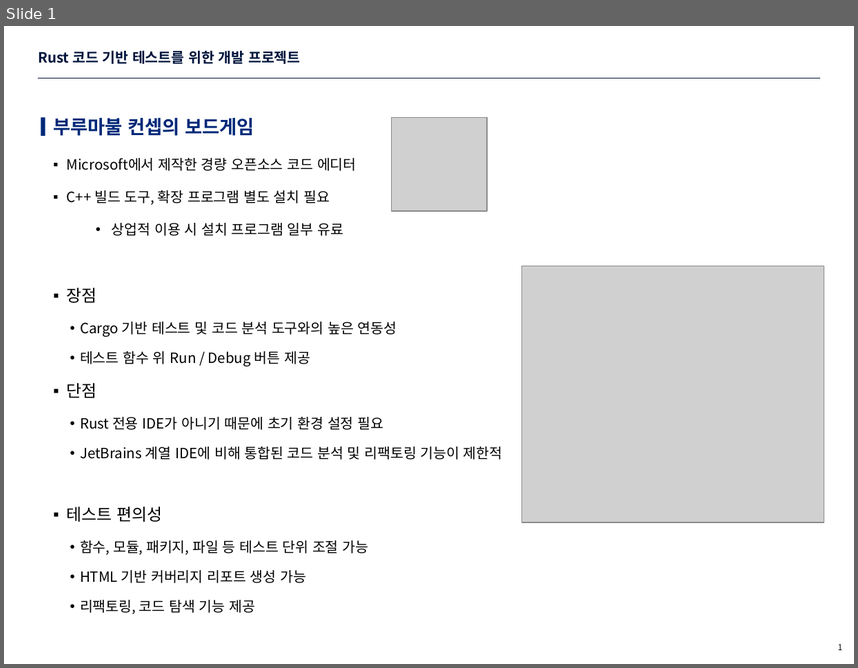
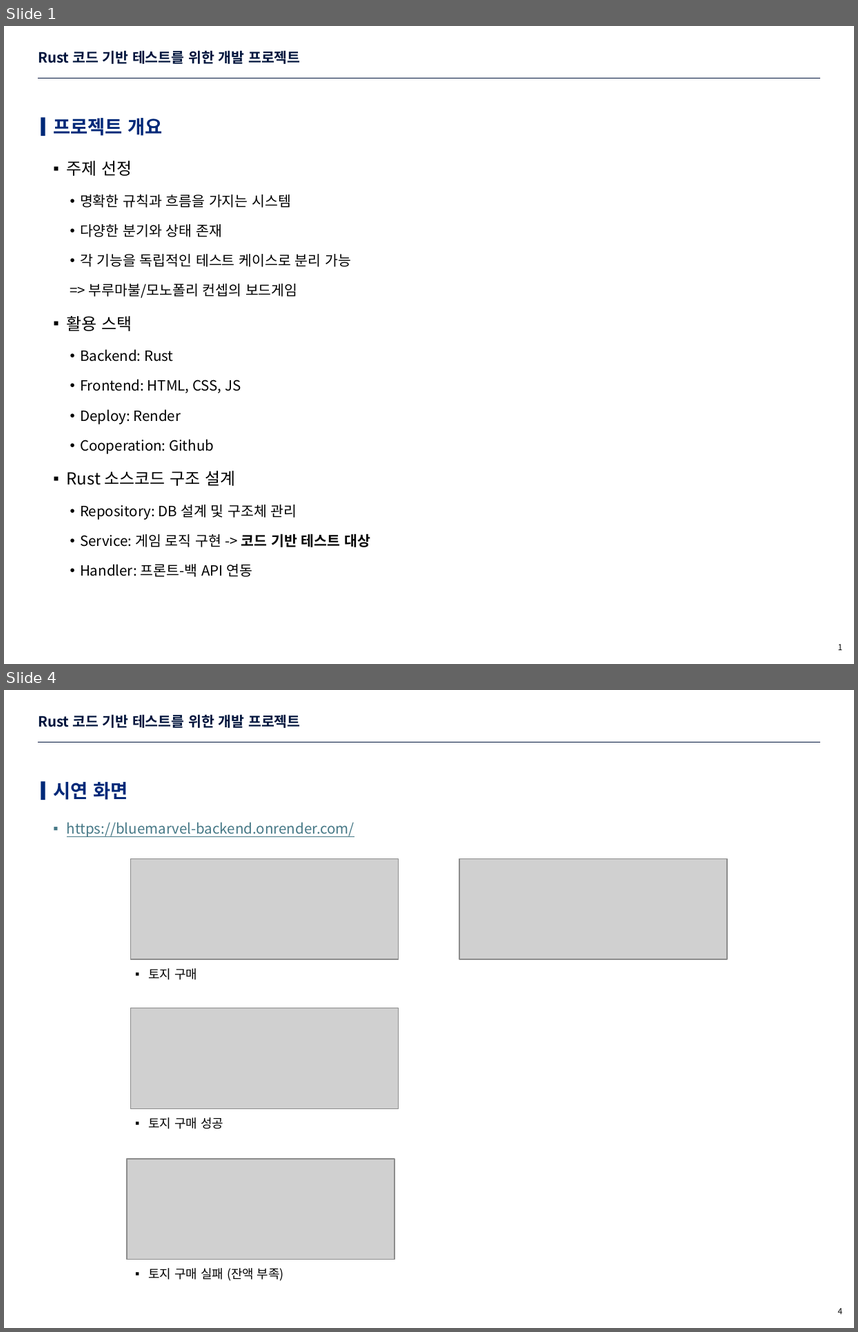
Before and after one commit to eisyxx/sure_rust_project, a slide deck: description/요구사항 명세서.pptx. Shown one above the other, each under a label of ours: slide 1 before the commit, slides 1 and 4 after it; the slides between them are not shown. The pictures are 858x668 and 858x1332 pixels, drawn with LibreOffice and Linux fonts; fonts in the diff are those of the drawing; grey boxes stand for pictures; background and template pictures are left out. Boxes give left, top, right and bottom in pixels: in the first picture for what was removed or moved away, otherwise in the second. Text is boxed around its words. In the diff, an @@ line names an element or a change of style, - is before the commit and + after.

```diff
--- a/description/요구사항 명세서.pptx
+++ b/description/요구사항 명세서.pptx
@@ slide 4 added at [4, 690, 854, 1328], background #FFFFFF; not listed: 1 template element that a slide beside it also shows @@
@@ title added at [38, 714, 300, 728], 12 pt, text #00143C, bold @@
+Rust 코드 기반 테스트를 위한 개발 프로젝트
@@ rectangle added at [41, 782, 45, 800], fill #002878 @@
@@ text added at [53, 782, 128, 800], 16 pt, text #002878, bold @@
+시연 화면
@@ text added at [67, 822, 355, 837], 12 pt, text #467886, underline @@
+  ▪ https://bluemarvel-backend.onrender.com/
@@ picture added at [131, 859, 399, 960] @@
@@ picture added at [459, 859, 727, 960] @@
@@ text added at [149, 968, 197, 980], 10.5 pt, text #000000 @@
+  ▪ 토지 구매
@@ picture added at [131, 1008, 399, 1108] @@
@@ text added at [149, 1117, 223, 1129], 10.5 pt, text #000000 @@
+  ▪ 토지 구매 성공
@@ picture added at [128, 1159, 395, 1259] @@
@@ text added at [149, 1268, 284, 1281], 10.5 pt, text #000000 @@
+  ▪ 토지 구매 실패 (잔액 부족)
@@ page number added at [838, 1308, 843, 1314], 7 pt, text #000000 @@
+4
@@ slide 1 changed as well @@
@@ text at [53, 118, 162, 136]: text changed @@
-부루마불 컨셉의 보드게임
+프로젝트 개요
@@ picture removed at [392, 118, 488, 212] @@
@@ text "주제 선정" at [67, 161, 370, 577]: vertical alignment top to middle @@
@@ text at [67, 161, 370, 577]: text changed @@
-  ▪ Microsoft에서 제작한 경량 오픈소스 코드 에디터
-  ▪ C++ 빌드 도구, 확장 프로그램 별도 설치 필요
-    • 상업적 이용 시 설치 프로그램 일부 유료
-  ▪ 장점
-    • Cargo 기반 테스트 및 코드 분석 도구와의 높은 연동성
-    • 테스트 함수 위 Run / Debug 버튼 제공
-  ▪ 단점
-    • Rust 전용 IDE가 아니기 때문에 초기 환경 설정 필요
-    • JetBrains 계열 IDE에 비해 통합된 코드 분석 및 리팩토링 기능이 제한적
-  ▪ 테스트 편의성
-    • 함수, 모듈, 패키지, 파일 등 테스트 단위 조절 가능
-    • HTML 기반 커버리지 리포트 생성 가능
-    • 리팩토링, 코드 탐색 기능 제공
+  ▪ 주제 선정
+    • 명확한 규칙과 흐름을 가지는 시스템
+    • 다양한 분기와 상태 존재
+    • 각 기능을 독립적인 테스트 케이스로 분리 가능
+    => 부루마불/모노폴리 컨셉의 보드게임
+  ▪ 활용 스택
+    • Backend: Rust
+    • Frontend: HTML, CSS, JS
+    • Deploy: Render
+    • Cooperation: Github
+  ▪ Rust 소스코드 구조 설계
+    • Repository: DB 설계 및 구조체 관리
+    • Service: 게임 로직 구현 -> 코드 기반 테스트 대상
+    • Handler: 프론트-백 API 연동
@@ picture removed at [522, 265, 824, 522] @@
```
Also in this commit, not shown: 3 other slides added, 3 slides removed, 3 other files.
